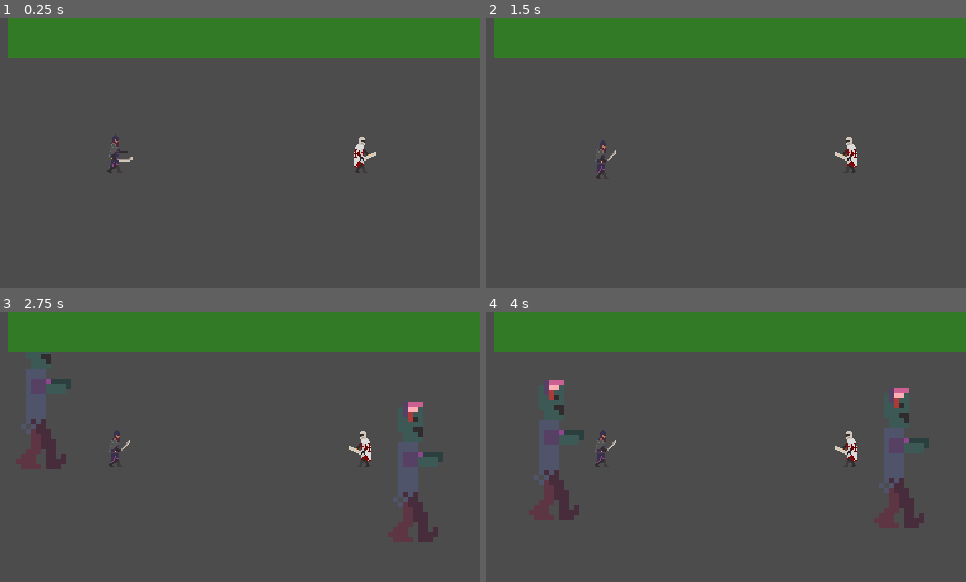
Above: before the commit, frames 1-4 (two rows, left to right).
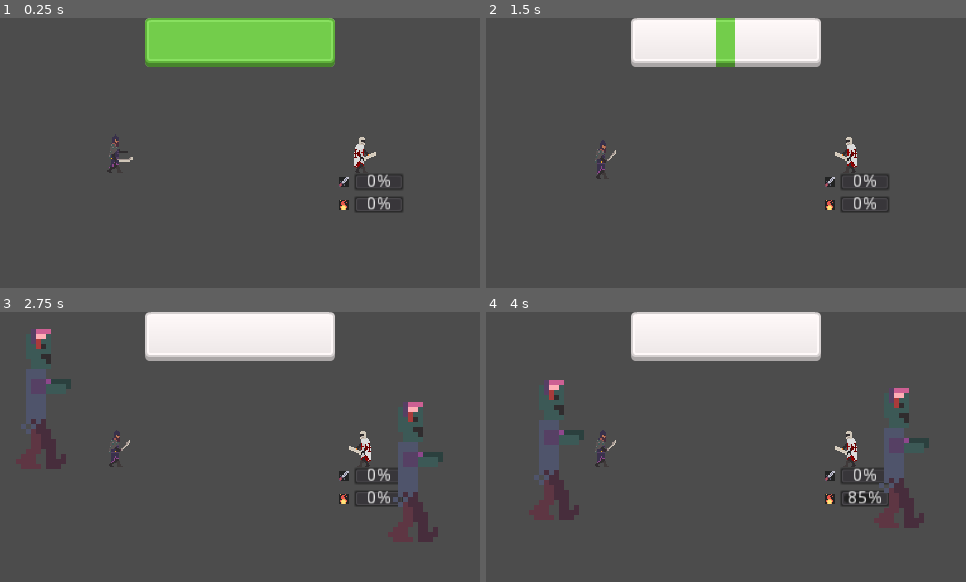
Above: after the commit, the same moments.

Repository: imav97/GMTK2021
Game: Godot game, scene res://Maps/Main0.tscn
The game is run twice, just before and just after one commit, with the same random seed, the same clock (stepped at 60 frames per second) and the same inputs.
Inputs (mouse positions are in pixels of both pictures, inside the frame that each line leads up to):
- Up to frame 1 (0.25 s): no input
- Up to frame 2 (1.5 s): tap Enter at 0.5 s; move the mouse to (831, 139) at 0.52 s; press the mouse at (831, 139) at 0.53 s; hold D (right) 0.53-1.28 s; move the mouse to (630, 166) at 1.27 s; release the mouse at (630, 166) at 1.28 s; hold S (down) from 1.28 s (still down); tap Shift (mana_attack) at 1.35 s
- Up to frame 3 (2.75 s): move the mouse to (288, 387) at 2.02 s; release S (down) at 2.03 s; hold D (right) from 2.03 s (still down); hold Space (simple_attack) from 2.03 s (still down)
- Up to frame 4 (4 s): move the mouse to (702, 501) at 2.77 s; release D (right) at 2.78 s; release Space (simple_attack) at 2.78 s; hold W (up) 2.78-3.53 s; click (702, 501) at 2.85 s; move the mouse to (870, 487) at 3.52 s; hold A (left) from 3.53 s (still down); hold Shift (mana_attack) from 3.53 s (still down)

The runs differ from the first frame. In frame 1, 16% of the frame differs, in the area x 1-100%, y 0-72%; in frame 2, 16%; in frame 3, 16%; in frame 4, 17%.

Commit message:
Add Cooldown Gauge. Add Health Gauge

Diff:
--- a/gmtk2021/Main.gd
+++ b/gmtk2021/Main.gd
@@ -23,6 +23,8 @@
 	world_mouse.get_node("Character").connect("took_damage", self, "_on_Character_damage")
 	world_keyboard.get_node("Character").connect("took_damage", self, "_on_Character_damage")
 
+	$CanvasLayer/Control/CenterContainer/TextureProgress.value = health
+
 
 func _on_Wave_Finished() -> void:
 	waves_cleared += 1
@@ -32,6 +34,7 @@
 
 func _on_Character_damage(damage: int) -> void:
 	health -= damage
+	$CanvasLayer/Control/CenterContainer/TextureProgress.value = health
 
 	if health <= 0:
 		pass
--- a/gmtk2021/Main.tscn
+++ b/gmtk2021/Main.tscn
@@ -1,5 +1,7 @@
-[gd_scene load_steps=3 format=2]
+[gd_scene load_steps=5 format=2]
 
+[ext_resource path="res://Resources/grey_button03.png" type="Texture" id=1]
+[ext_resource path="res://Resources/green_button02.png" type="Texture" id=2]
 [ext_resource path="res://Camera2D.gd" type="Script" id=3]
 [ext_resource path="res://Main.gd" type="Script" id=4]
 
@@ -51,13 +53,26 @@
 
 [node name="CanvasLayer" type="CanvasLayer" parent="."]
 
-[node name="PLACEHOLDERFAG" type="ColorRect" parent="CanvasLayer"]
-anchor_left = 0.5
-anchor_right = 0.5
-margin_left = -232.0
-margin_right = 268.0
-margin_bottom = 40.0
-color = Color( 0.2, 0.478431, 0.14902, 1 )
+[node name="Control" type="Control" parent="CanvasLayer"]
+anchor_right = 1.0
 __meta__ = {
 "_edit_use_anchors_": false
 }
+
+[node name="CenterContainer" type="CenterContainer" parent="CanvasLayer/Control"]
+anchor_right = 1.0
+anchor_bottom = 1.0
+__meta__ = {
+"_edit_use_anchors_": false
+}
+
+[node name="TextureProgress" type="TextureProgress" parent="CanvasLayer/Control/CenterContainer"]
+margin_left = 417.0
+margin_right = 607.0
+margin_bottom = 49.0
+size_flags_horizontal = 3
+size_flags_vertical = 3
+texture_under = ExtResource( 1 )
+texture_progress = ExtResource( 2 )
+fill_mode = 6
+tint_under = Color( 1, 0.976471, 0.976471, 1 )
--- a/gmtk2021/MouseCharacter.gd
+++ b/gmtk2021/MouseCharacter.gd
@@ -55,16 +55,20 @@
 	_movement_loop(delta)
 
 	if projectile_depleted:
-		projectile_gauge += projectile_recovery * delta
+		projectile_gauge = projectile_gauge + projectile_recovery * delta
 		if projectile_gauge >= 100:
 			projectile_gauge = 100
 			projectile_depleted = false
 
+		$Control/VBoxContainer/HBoxContainer2/FireGauge.value = projectile_gauge
+
 	if melee_depleted:
-		melee_gauge += melee_recovery * delta
+		melee_gauge = melee_gauge + melee_recovery * delta
 		if melee_gauge >= 100:
 			melee_gauge = 100
 			melee_depleted = false
+
+		$Control/VBoxContainer/HBoxContainer/MeleeGauge.value = melee_gauge
 
 
 func _movement_loop(delta: float):
@@ -90,13 +94,14 @@
 
 
 func _fire_projectile(direction: Vector2):
-	if projectile_gauge > 0:
+	if projectile_gauge > 0 and not projectile_depleted:
 		var projectile: KinematicBody2D = PROJECTILE.instance()
 		projectile.init(direction, self.global_position, projectile_damage)
 		get_parent().add_child(projectile)
 
 		$Fire.play()
-		projectile_gauge -= projectile_depletion
+		projectile_gauge = projectile_gauge - projectile_depletion
+		$Control/VBoxContainer/HBoxContainer2/FireGauge.value = projectile_gauge
 
 		if projectile_gauge <= 0:
 			projectile_depleted = true
@@ -106,7 +111,7 @@
 
 
 func _slash_attack(direction: Vector2):
-	if projectile_gauge > 0:
+	if melee_gauge > 0 and not melee_depleted:
 		$RayCast2D.cast_to = direction * melee_range
 		$Sword.play()
 
@@ -115,7 +120,9 @@
 			if collider.has_method("take_damage"):
 				collider.take_damage(melee_damage)
 
-			melee_gauge -= melee_depletion
+			melee_gauge = melee_gauge - melee_depletion
+			$Control/VBoxContainer/HBoxContainer/MeleeGauge.value = melee_gauge
+
 
 			if melee_gauge <= 0:
 				melee_depleted = true
@@ -123,6 +130,12 @@
 		# TODO: Animation no energy for projectile
 		pass
 
+func _set_melee_gauge(value: float) -> float:
+
+	melee_gauge = value
+	return self.melee_gauge
+
+
 
 func take_damage(damage: int) -> void:
 	$Hurt.play()
--- a/gmtk2021/MouseCharacter.tscn
+++ b/gmtk2021/MouseCharacter.tscn
@@ -1,10 +1,12 @@
-[gd_scene load_steps=11 format=2]
+[gd_scene load_steps=13 format=2]
 
 [ext_resource path="res://Resources/templar.png" type="Texture" id=1]
 [ext_resource path="res://MouseCharacter.gd" type="Script" id=2]
 [ext_resource path="res://sfx/568169__merrick079__sword-sound-2.wav" type="AudioStream" id=3]
 [ext_resource path="res://sfx/105016__julien-matthey__jm-fx-fireball-01.wav" type="AudioStream" id=4]
 [ext_resource path="res://sfx/257710__vmgraw__grunt-1.wav" type="AudioStream" id=5]
+[ext_resource path="res://Resources/tile_0120.png" type="Texture" id=6]
+[ext_resource path="res://Resources/tile_0062.png" type="Texture" id=8]
 
 [sub_resource type="Animation" id=1]
 resource_name = "attack"
@@ -77,7 +79,6 @@
 
 [node name="MouseCharacter" type="KinematicBody2D"]
 scale = Vector2( 1.26186, 1.25856 )
-z_index = 1
 collision_layer = 2
 script = ExtResource( 2 )
 
@@ -108,3 +109,57 @@
 
 [node name="Hurt" type="AudioStreamPlayer2D" parent="."]
 stream = ExtResource( 5 )
+
+[node name="Control" type="Control" parent="."]
+margin_left = -19.0
+margin_top = 16.0
+margin_right = 33.0
+margin_bottom = 47.0
+__meta__ = {
+"_edit_use_anchors_": false
+}
+
+[node name="VBoxContainer" type="VBoxContainer" parent="Control"]
+anchor_right = 1.0
+anchor_bottom = 1.0
+margin_bottom = -13.0
+__meta__ = {
+"_edit_use_anchors_": false
+}
+
+[node name="HBoxContainer" type="HBoxContainer" parent="Control/VBoxContainer"]
+margin_right = 52.0
+margin_bottom = 14.0
+
+[node name="TextureRect" type="TextureRect" parent="Control/VBoxContainer/HBoxContainer"]
+margin_top = 3.0
+margin_right = 8.0
+margin_bottom = 11.0
+size_flags_vertical = 4
+texture = ExtResource( 8 )
+
+[node name="MeleeGauge" type="ProgressBar" parent="Control/VBoxContainer/HBoxContainer"]
+margin_left = 12.0
+margin_right = 52.0
+margin_bottom = 14.0
+size_flags_horizontal = 3
+rounded = true
+
+[node name="HBoxContainer2" type="HBoxContainer" parent="Control/VBoxContainer"]
+margin_top = 18.0
+margin_right = 52.0
+margin_bottom = 32.0
+
+[node name="TextureRect" type="TextureRect" parent="Control/VBoxContainer/HBoxContainer2"]
+margin_top = 3.0
+margin_right = 8.0
+margin_bottom = 11.0
+size_flags_vertical = 4
+texture = ExtResource( 6 )
+
+[node name="FireGauge" type="ProgressBar" parent="Control/VBoxContainer/HBoxContainer2"]
+margin_left = 12.0
+margin_right = 52.0
+margin_bottom = 14.0
+size_flags_horizontal = 3
+rounded = true
Binary file added: gmtk2021/Resources/green_button02.png
Not shown, added: gmtk2021/Resources/green_button02.png.import
Binary file added: gmtk2021/Resources/grey_button02.png
Not shown, added: gmtk2021/Resources/grey_button02.png.import
Binary file added: gmtk2021/Resources/grey_button03.png
Not shown, added: gmtk2021/Resources/grey_button03.png.import
Binary file added: gmtk2021/Resources/tile_0062.png
Not shown, added: gmtk2021/Resources/tile_0062.png.import
Binary file added: gmtk2021/Resources/tile_0099.png
Not shown, added: gmtk2021/Resources/tile_0099.png.import
Binary file added: gmtk2021/Resources/tile_0120.png
Not shown, added: gmtk2021/Resources/tile_0120.png.import
